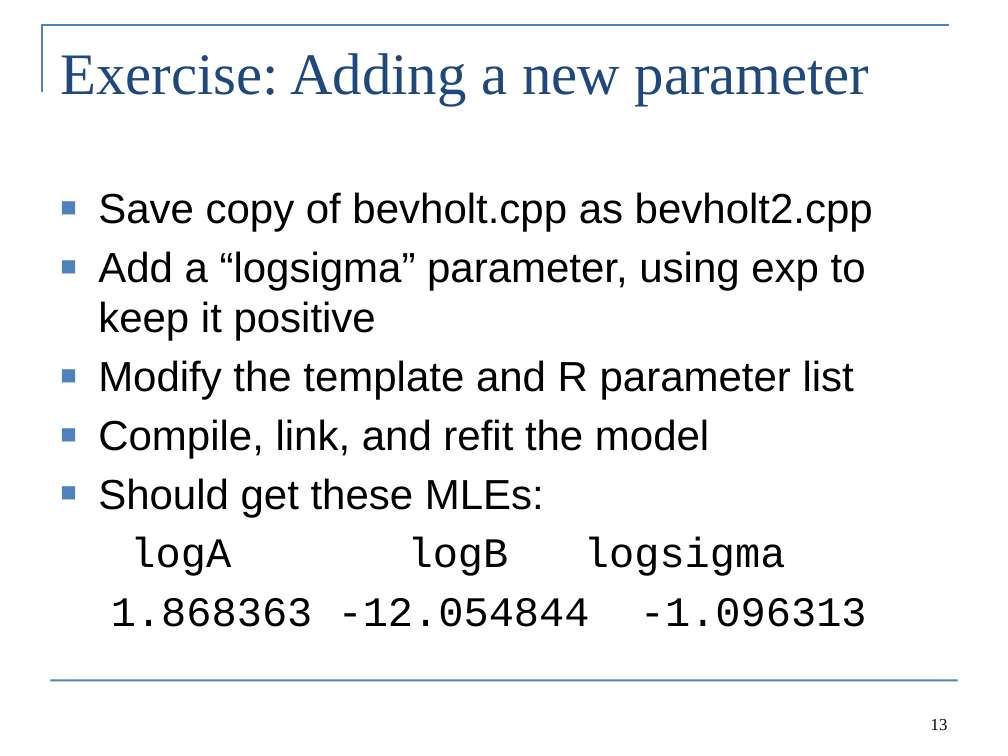
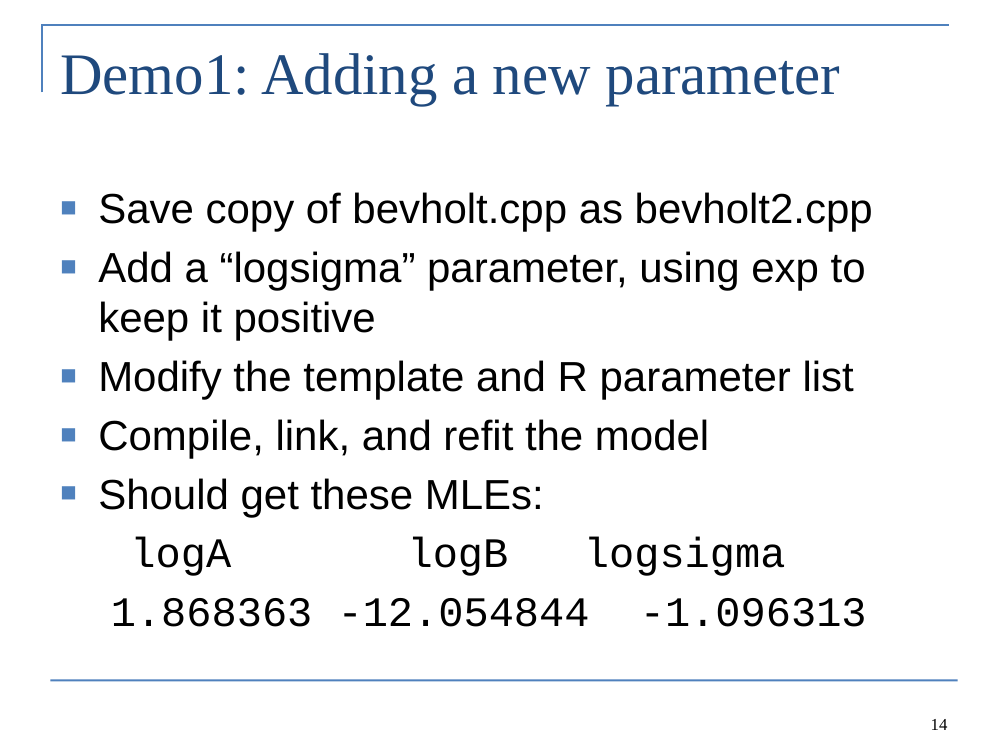
Before and after one commit to Cole-Monnahan-NOAA/tmb_workshop, a slide deck: slide 14 of day2/lecture2_TMB_syntax_eng.pptx (slide 13 before the commit). Drawn at 1008x756 pixels with LibreOffice and Linux fonts; fonts in the diff are those of the drawing. Boxes give left, top, right and bottom in pixels: in the first picture for what was removed or moved away, otherwise in the second. Text is boxed around its words. In the diff, an @@ line names an element or a change of style, - is before the commit and + after.

```diff
--- a/day2/lecture2_TMB_syntax_eng.pptx
+++ b/day2/lecture2_TMB_syntax_eng.pptx
@@ title at box(60, 53, 841, 105): text changed @@
-Exercise: Adding a new parameter
+Demo1: Adding a new parameter
@@ page number at box(931, 719, 948, 730): text changed @@
-13
+14
```
Also in this commit, not shown: 7 other slides changed, 1 slide added, 1 slide removed, 1 other file.
